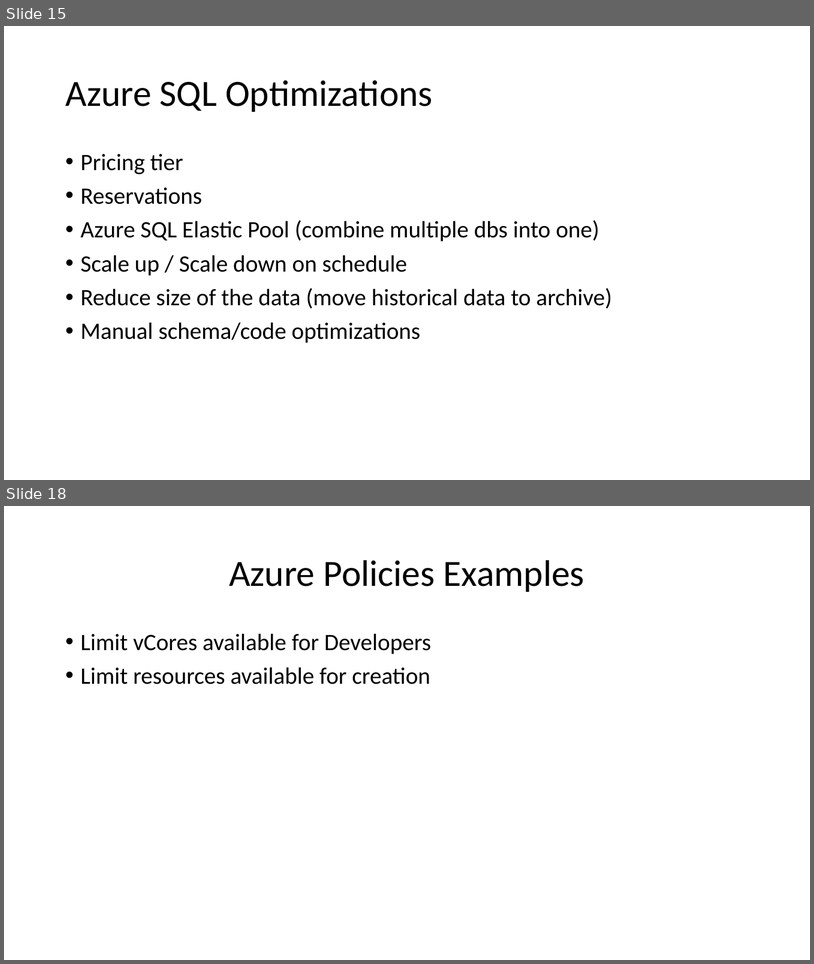
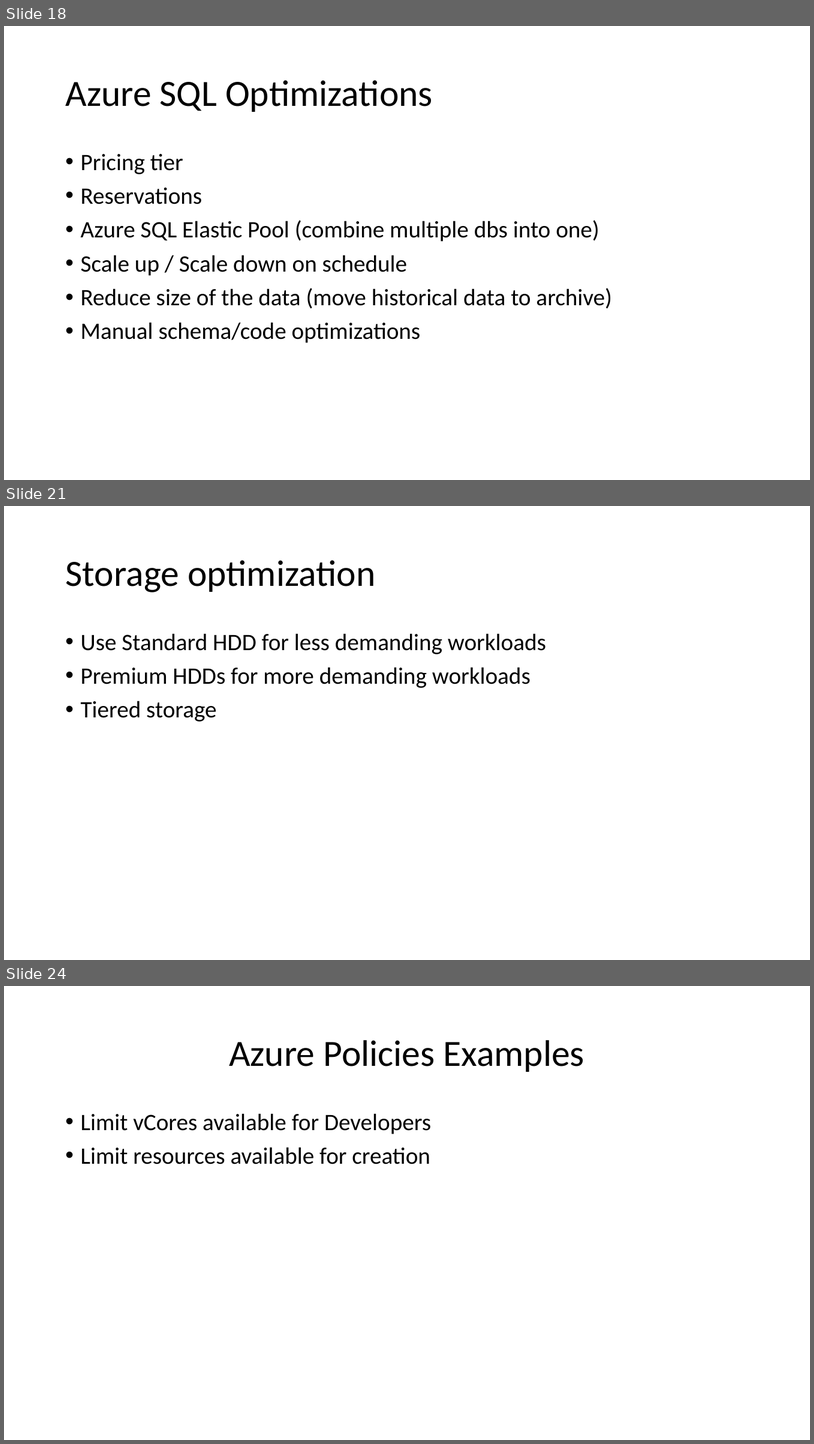
Before and after one commit to peterperov/MSFTCSA, a slide deck: 104-FinOps/Azure FinOps - Introduction.pptx. Shown one above the other, each under a label of ours: slides 15 and 18 before the commit, slides 18, 21 and 24 after it; the slides between them are not shown. The pictures are 814x964 and 814x1444 pixels, drawn with LibreOffice and Linux fonts; fonts in the diff are those of the drawing. Boxes give left, top, right and bottom in pixels: in the first picture for what was removed or moved away, otherwise in the second. Text is boxed around its words. In the diff, an @@ line names an element or a change of style, - is before the commit and + after.

```diff
--- a/104-FinOps/Azure FinOps - Introduction.pptx
+++ b/104-FinOps/Azure FinOps - Introduction.pptx
@@ slide 21 added at box(4, 506, 810, 960), background #FFFFFF @@
@@ title added at box(65, 560, 375, 592), 44 pt, text #000000 @@
+Storage optimization
@@ text added at box(81, 633, 546, 721), 28 pt, text #000000 @@
+• Use Standard HDD for less demanding workloads
+• Premium HDDs for more demanding workloads
+• Tiered storage
@@ what was slide 15 is now slide 18 @@
@@ what was slide 18 is now slide 24 @@
```
Also in this commit, not shown: 2 slides changed, 6 other slides added, 1 slide removed, 1 other file.
